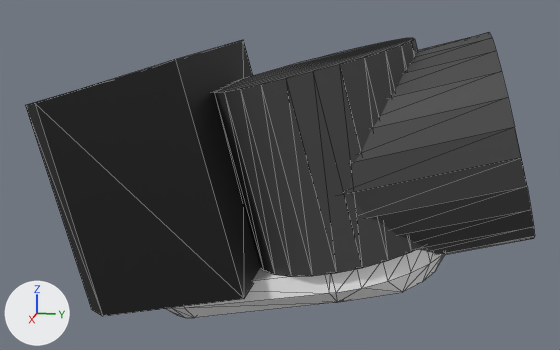
A saved change to the COLLADA model nextage_description/urdf/meshes/LARM_JOINT0_Link_mesh.dae.
Camera for both pictures: a 50 mm camera at (0.2732, 0.4282, 0.0221) aimed at (-0.001, 0.3734, -0.0465). Arrows for +X, +Y and +Z are at lower left; the lights stay in place. Mesh edges are drawn as thin lines. Where no turn or scale is listed for an object, it has been applied to the vertices. Vertices at the same position are counted once.

Names of what the first picture shows: 'LARM_JOINT0_Link'.
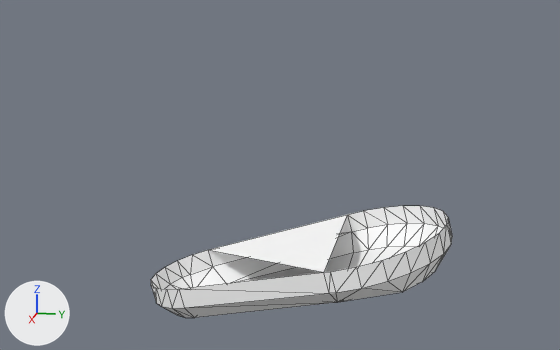
Pixel boxes [x1, y1, x2, y2] of what changed, in the pictures (560 x 350 px):
'LARM_JOINT0_Link', reshaped (41% narrower, 61% shorter)
    before: [25, 32, 535, 318]
    after: [151, 206, 452, 318]
part 1 of me_larm_joint0_link, deleted (black)
    before: [212, 38, 423, 277]
part 2 of me_larm_joint0_link, deleted
    before: [348, 32, 535, 255]
part 3 of me_larm_joint0_link, deleted (black)
    before: [25, 40, 261, 316]
part 4 of me_larm_joint0_link, deleted
    before: [253, 268, 288, 280]

The change, as a diff of the scene's bpy script:
```diff
--- a/nextage_description/urdf/meshes/LARM_JOINT0_Link_mesh.dae.py
+++ b/nextage_description/urdf/meshes/LARM_JOINT0_Link_mesh.dae.py
@@ mat_blinn20 @@
+mat_blinn20 = principled_material('blinn20')
+mat_blinn20.base_color = (1.0, 1.0, 1.0)  # white #ffffff
+mat_blinn20.roughness = 0.9
@@ me_larm_joint0_link @@
 me_larm_joint0_link.from_pydata(...)  # 189 vertices, 277 faces; spans x -0.045..0.042, y 0.29..0.464, z -0.102..0.006
 # used by ob_larm_joint0_link; location = (0.0, 0.0, 0.0)
 # verts and faces of me_larm_joint0_link; kept vertices keep their numbers, new ones are numbered from 189
 # before: 0 (-0.023, 0.341, -0.085), 1 (0.023, 0.341, -0.085), 2 (0.034, 0.395, -0.07)
-me_larm_joint0_link.materials.append(mat_m0joinedmaterial__4)  # white #ffffff
-me_larm_joint0_link.materials.append(mat_m1joinedmaterial__5)  # black #404040
-me_larm_joint0_link.materials.append(mat_m2blinn26)  # black #0a0a0a
+# me_larm_joint0_link part 1: the loose piece of 52 vertices spanning x -0.037..0.037, y 0.349..0.437, z -0.077..0.004 is deleted
+# me_larm_joint0_link part 2: the loose piece of 48 vertices spanning x -0.036..0.036, y 0.386..0.464, z -0.079..0.006 is deleted
+# me_larm_joint0_link part 3: the loose piece of 16 vertices spanning x -0.045..0.042, y 0.29..0.37, z -0.092..0.0 is deleted
+# me_larm_joint0_link part 4
+delete_vertices([0])  # with the faces that use them
+me_larm_joint0_link.materials.append(mat_blinn20)  # white #ffffff
```
